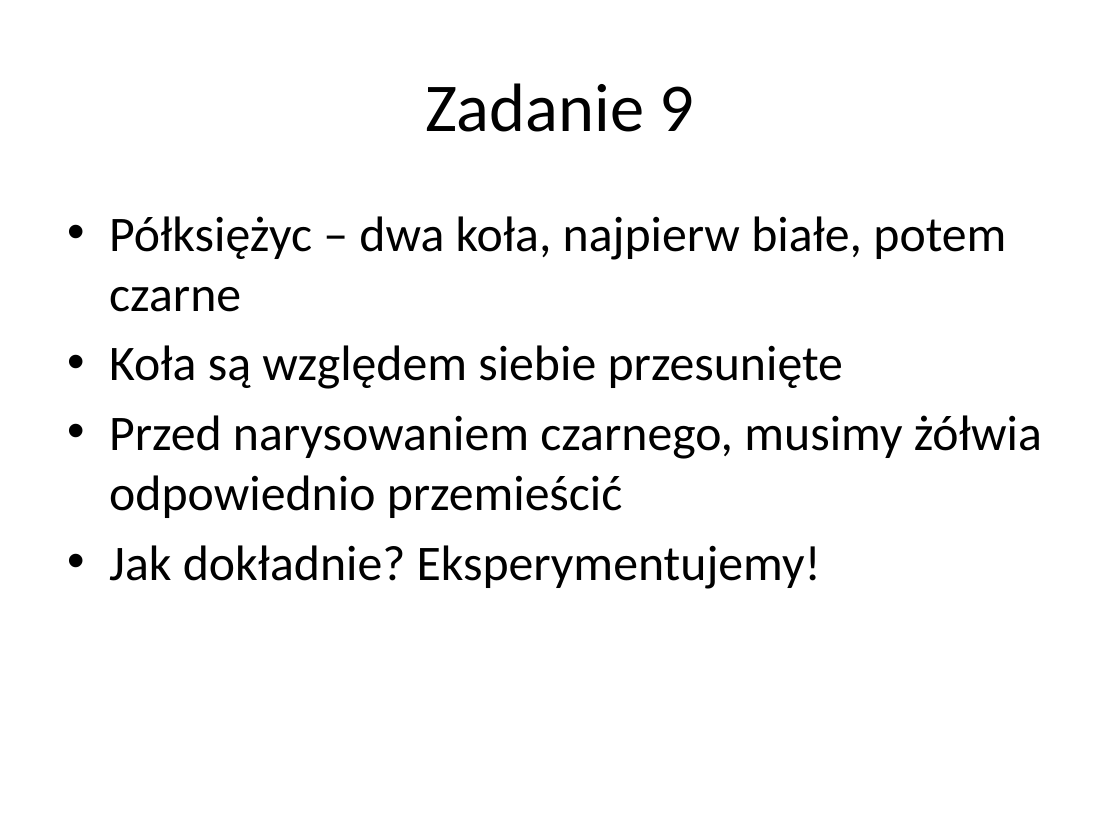
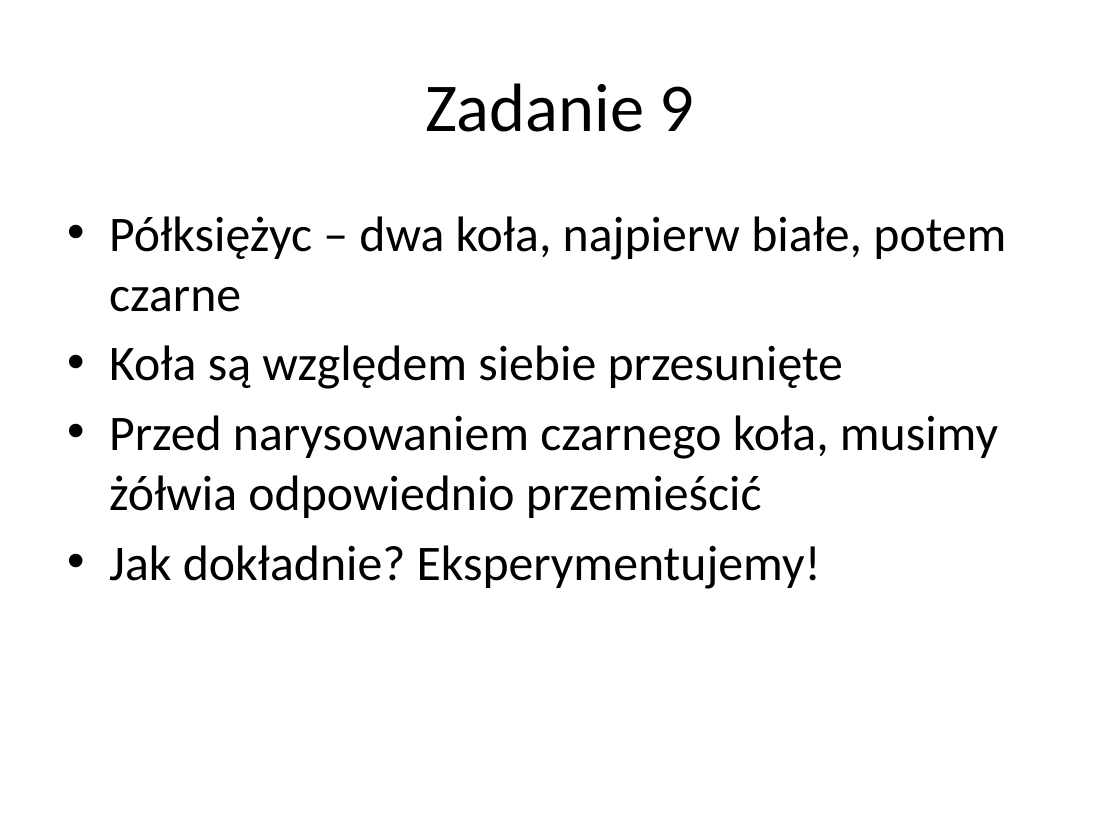
Before and after one commit to blackbat13/CS-HTiEW, a slide deck: slide 23 of files/Gry Blockly/Blockly Żółw.pptx. Drawn at 1120x840 pixels with LibreOffice and Linux fonts; fonts in the diff are those of the drawing. Boxes give left, top, right and bottom in pixels: in the first picture for what was removed or moved away, otherwise in the second. Text is boxed around its words. In the diff, an @@ line names an element or a change of style, - is before the commit and + after.

```diff
--- a/files/Gry Blockly/Blockly Żółw.pptx
+++ b/files/Gry Blockly/Blockly Żółw.pptx
@@ text at (x1=109, y1=415, x2=998, y2=518): text changed @@
-• Przed narysowaniem czarnego, musimy żółwia odpowiednio przemieścić
+• Przed narysowaniem czarnego koła, musimy żółwia odpowiednio przemieścić
```
Also in this commit, not shown: 3 other slides changed, 14 other files.
